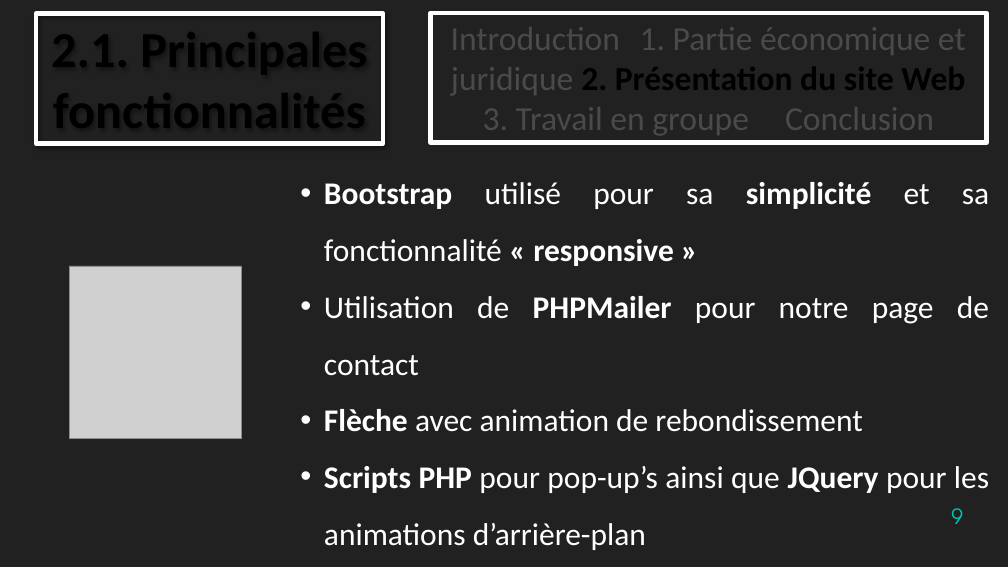
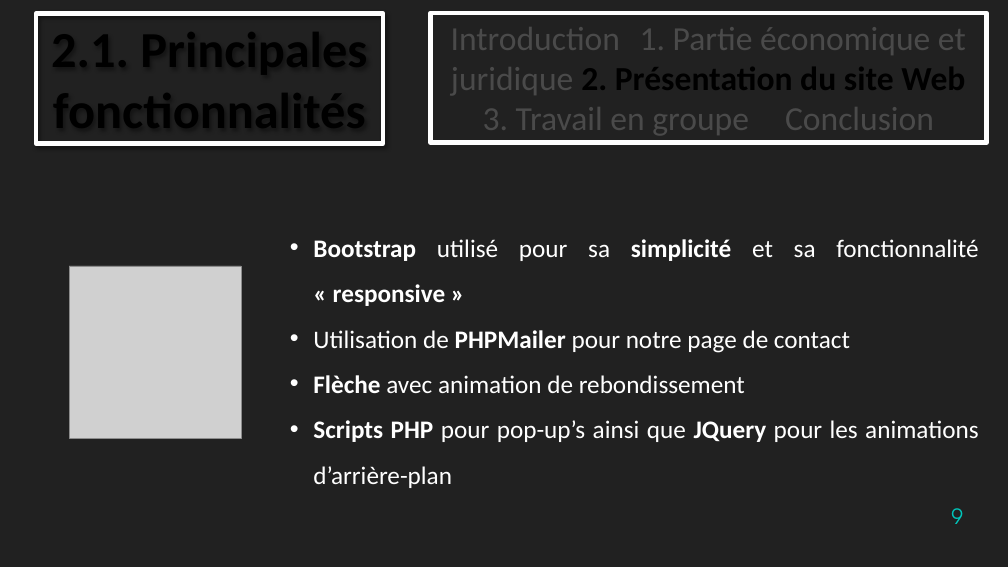
Before and after one commit to TheStaticTurtle/IUT_Website_TTI, a slide deck: slide 9 of Documents/Soutenance.pptx. Drawn at 1008x567 pixels with LibreOffice and Linux fonts; fonts in the diff are those of the drawing; grey boxes stand for pictures; background and template pictures are left out. Boxes give left, top, right and bottom in pixels: in the first picture for what was removed or moved away, otherwise in the second. Text is boxed around its words. In the diff, an @@ line names an element or a change of style, - is before the commit and + after.

```diff
--- a/Documents/Soutenance.pptx
+++ b/Documents/Soutenance.pptx
@@ text "Bootstrap utilisé pour sa simplicité ..." moved from (x1=324, y1=182, x2=989, y2=550) to (x1=313, y1=239, x2=978, y2=488) @@
@@ text "Bootstrap utilisé pour sa simplicité ..." at (x1=313, y1=239, x2=978, y2=488): size 30 to 24 pt @@
```
Also in this commit, not shown: 10 other slides changed, 1 slide added.
